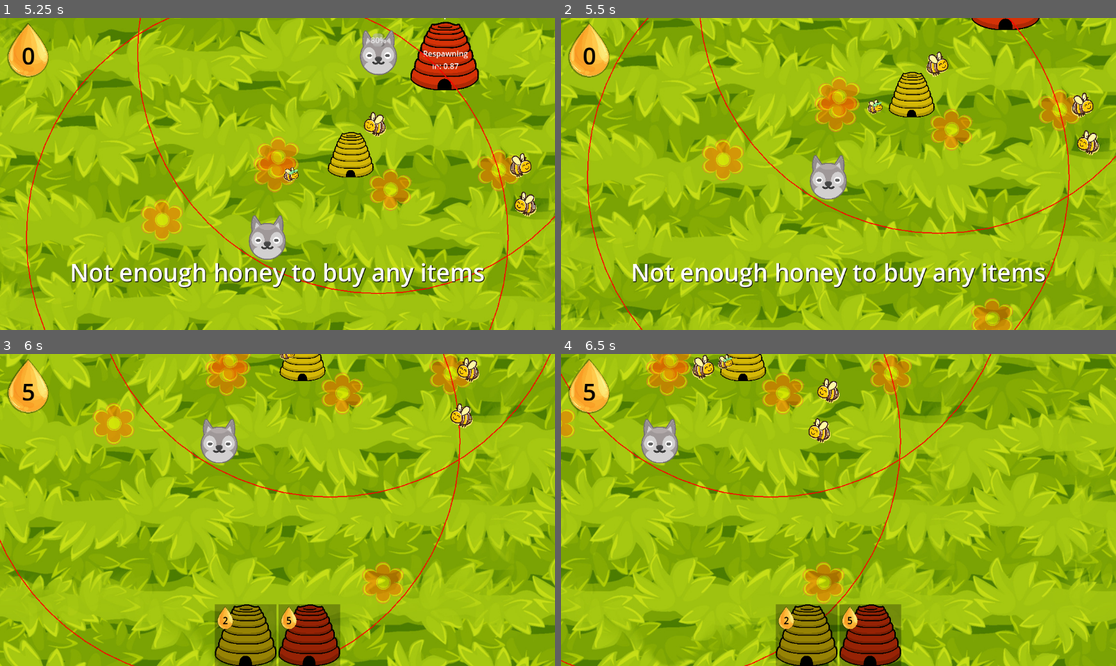
Above: before the commit, frames 1-4 (two rows, left to right).
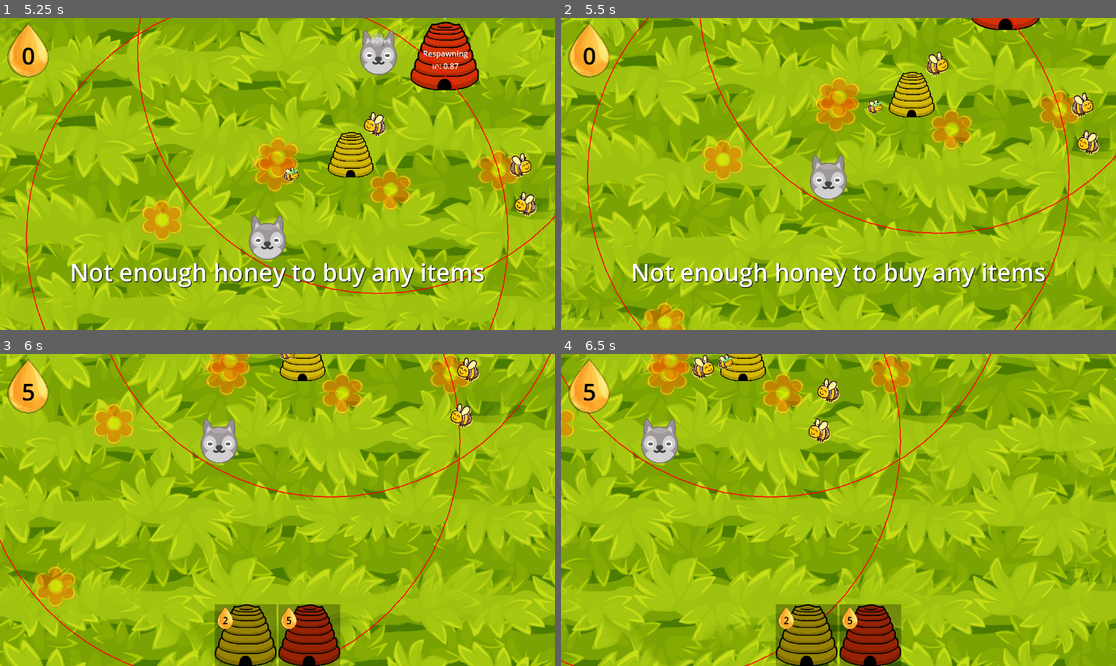
Above: after the commit, the same moments.

Repository: jam53/GMTK-Gamejam-2024
Game: Godot game, scene res://scenes/lawn.tscn
Two runs of this game, one before a commit and one after it. Both use one fixed random seed, a clock stepped at 60 frames per second and the inputs below.
Inputs (mouse positions are in pixels of both pictures, inside the frame that each line leads up to):
- Up to frame 1 (5.25 s): move the mouse to (266, 289) at 0.52 s; press the mouse at (266, 289) at 0.53 s; hold D (right) 0.53-1.28 s; move the mouse to (205, 102) at 1.27 s; release the mouse at (205, 102) at 1.28 s; hold S (down) 1.28-2.03 s; tap Z (disable_follow) at 1.35, 2.85, 4.35 s; click (205, 102) at 1.42 s; move the mouse to (333, 105) at 2.02 s; press the mouse at (333, 105) at 2.03 s; hold D (right) 2.03-2.78 s; move the mouse to (249, 236) at 2.77 s; release the mouse at (249, 236) at 2.78 s; hold W (up) 2.78-3.53 s; click (249, 236) at 2.92 s; move the mouse to (444, 220) at 3.52 s; press the mouse at (444, 220) at 3.53 s; hold A (left) 3.53-5.03 s; move the mouse to (111, 127) at 4.27 s; release the mouse at (111, 127) at 4.28 s; move the mouse to (305, 174) at 5.02 s; press the mouse at (305, 174) at 5.03 s; hold S (down) from 5.03 s (still down)
- Up to frame 2 (5.5 s): keep holding S (down)
- Up to frame 3 (6 s): move the mouse to (194, 432) at 5.77 s; release S (down) at 5.78 s; release the mouse at (194, 432) at 5.78 s; hold D (right) from 5.78 s (still down); tap Z (disable_follow) at 5.85 s
- Up to frame 4 (6.5 s): keep holding D (right)

Frame 1 is identical in both runs. In frame 2, 1.1% of the frame differs, in the area x 14-82%, y 89-100%; in frame 3, 1.4%, in the area x 6-73%, y 66-82%; in frame 4, 0.7%.

Commit message:
small fixes to extra flower spawning

Diff:
--- a/scenes/temp.tscn
+++ b/scenes/temp.tscn
@@ -1,27 +1,12 @@
 [gd_scene load_steps=3 format=3 uid="uid://cqd87tbsse2v"]
 
-[ext_resource type="PackedScene" uid="uid://bhysoj6yo0m6t" path="res://scenes/enemies/enemy_bear.tscn" id="1_v4id4"]
-[ext_resource type="PackedScene" uid="uid://dply1skjqut7x" path="res://scenes/attacker.tscn" id="2_wjnku"]
+[ext_resource type="PackedScene" uid="uid://dkaw854ax1oes" path="res://scenes/basic_flower.tscn" id="1_kjgcm"]
+[ext_resource type="PackedScene" uid="uid://7drwe0yoca30" path="res://scenes/hive.tscn" id="2_qsrhj"]
 
 [node name="Node2D" type="Node2D"]
 
-[node name="EnemyBear" parent="." instance=ExtResource("1_v4id4")]
-position = Vector2(152, 98)
+[node name="Basic_Flower" parent="." instance=ExtResource("1_kjgcm")]
+position = Vector2(218, 258)
 
-[node name="Attacker" parent="." instance=ExtResource("2_wjnku")]
-position = Vector2(414, 250)
-
-[node name="Attacker2" parent="." instance=ExtResource("2_wjnku")]
-position = Vector2(739, 402)
-
-[node name="Attacker3" parent="." instance=ExtResource("2_wjnku")]
-position = Vector2(427, 459)
-
-[node name="Attacker4" parent="." instance=ExtResource("2_wjnku")]
-position = Vector2(220, 383)
-
-[node name="Attacker5" parent="." instance=ExtResource("2_wjnku")]
-position = Vector2(616, 270)
-
-[node name="Attacker6" parent="." instance=ExtResource("2_wjnku")]
-position = Vector2(503, 62)
+[node name="PollinatorHive" parent="." instance=ExtResource("2_qsrhj")]
+position = Vector2(683, 271)
--- a/scripts/game_manager.gd
+++ b/scripts/game_manager.gd
@@ -22,4 +22,5 @@
 
 func update_honey(delta: int):
 	honey_amount += delta
-	_object_placer.update_inventory_ui()
+	if _object_placer != null:
+		_object_placer.update_inventory_ui()
--- a/scripts/pollinator.gd
+++ b/scripts/pollinator.gd
@@ -11,7 +11,8 @@
 
 var _flower_found := false
 var _in_hive := false
-var found_flower
+var found_flower_location : Vector2
+var found_flower_parent : Node
 
 func _ready():
 	pollinate_timer.wait_time = pollinateTime
@@ -19,10 +20,13 @@
 
 func _process(delta):
 	if not _in_hive and boids_component.lure == null:
-		found_flower = find_flower()
+		var found_flower = find_flower()
+
 		if found_flower == null:
 			boids_component.lure = hive
 		else:
+			found_flower_location = found_flower.global_position
+			found_flower_parent = found_flower.get_parent()
 			boids_component.lure = find_flower()
 
 func find_flower() -> Node2D:
@@ -56,15 +60,16 @@
 func _on_pollinate_timer_timeout():
 	boids_component.lure = hive
 
-	# Create a new basic_flower instance
-	var new_flower = basic_flower.instantiate()
+	if found_flower_location != null and found_flower_parent != null:
+		# Create a new basic_flower instance
+		var new_flower = basic_flower.instantiate()
 
-	# Set the position of the new flower close to the found_flower
-	var offset = Vector2(randf() * 500 - 10, randf() * 500 - 10)  # Random offset within a 20x20 area
-	new_flower.position = found_flower.position + offset
+		# Set the position of the new flower close to the found_flower
+		var offset = Vector2(randf() * 500 - 250, randf() * 500 - 250)  # Random offset within a 20x20 area
+		new_flower.position = found_flower_location + offset
 
-	# Add the new flower as a child to the parent of found_flower
-	found_flower.get_parent().add_child(new_flower)
+		# Add the new flower as a child to the parent of found_flower
+		found_flower_parent.add_child(new_flower)
 
 
 func _on_hive_timer_timeout():
